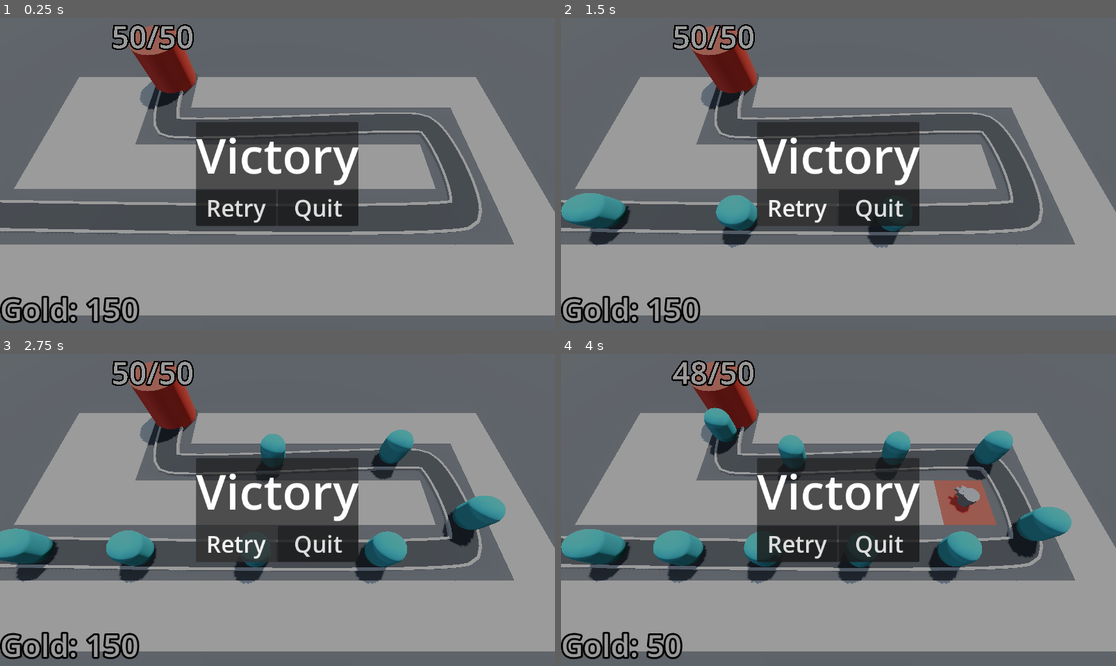
Above: before the commit, frames 1-4 (two rows, left to right).
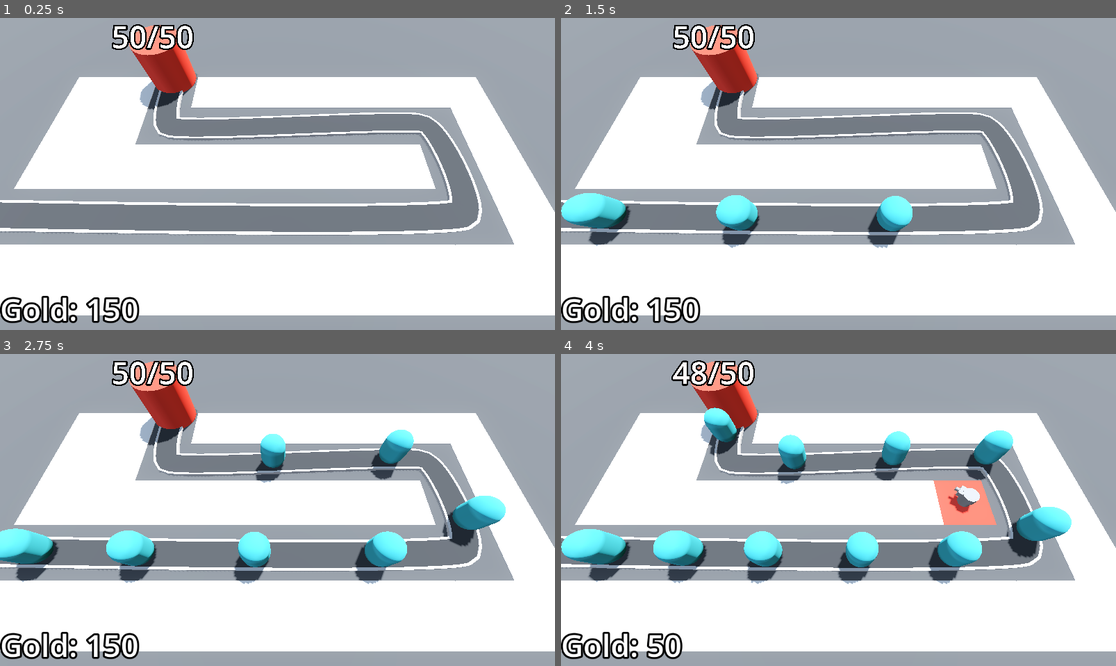
Above: after the commit, the same moments.

Repository: cpurdy-cs/Barbarian-Blaster-Class
Game: Godot game, scene res://base_level.tscn
Two runs of this game, one before a commit and one after it. Both use one fixed random seed, a clock stepped at 60 frames per second and the inputs below.
Inputs (mouse positions are in pixels of both pictures, inside the frame that each line leads up to):
- Up to frame 1 (0.25 s): no input
- Up to frame 2 (1.5 s): click (799, 208) at 0.5 s, where only the run before the commit has a clickable "Retry"; click (799, 208) at 1.25 s, where only the run before the commit has a clickable "Retry"
- Up to frame 3 (2.75 s): click (238, 544) at 2 s, where only the run before the commit has a clickable "Retry"
- Up to frame 4 (4 s): move the mouse to (960, 494) at 2.77 s; click (960, 494) at 2.85 s; move the mouse to (727, 525) at 3.52 s; click (727, 525) at 3.6 s

The runs differ from the first frame. In frame 1, 98% of the frame differs, in the area x 0-100%, y 0-100%; in frame 2, 98%; in frame 3, 97%; in frame 4, 97%.

Commit message:
add victory screen

Diff:
--- a/UI/victory_layer.gd
+++ b/UI/victory_layer.gd
@@ -1 +1,9 @@
 extends CanvasLayer
+
+
+func _on_retry_button_pressed() -> void:
+	get_tree().reload_current_scene()
+
+
+func _on_quit_button_pressed() -> void:
+	get_tree().quit()
--- a/UI/victory_layer.tscn
+++ b/UI/victory_layer.tscn
@@ -24,6 +24,7 @@
 grow_vertical = 2
 
 [node name="PanelContainer" type="PanelContainer" parent="CenterContainer" unique_id=615104607]
+custom_minimum_size = Vector2(400, 400)
 layout_mode = 2
 
 [node name="VBoxContainer" type="VBoxContainer" parent="CenterContainer/PanelContainer" unique_id=1071076922]
@@ -33,9 +34,11 @@
 layout_mode = 2
 text = "Victory"
 label_settings = SubResource("LabelSettings_xjg0i")
+horizontal_alignment = 1
 
 [node name="HBoxContainer" type="HBoxContainer" parent="CenterContainer/PanelContainer/VBoxContainer" unique_id=922526794]
 layout_mode = 2
+size_flags_vertical = 10
 alignment = 1
 
 [node name="RetryButton" type="Button" parent="CenterContainer/PanelContainer/VBoxContainer/HBoxContainer" unique_id=1096024385]
@@ -50,3 +53,6 @@
 theme_override_font_sizes/font_size = 48
 text = "Quit
 "
+
+[connection signal="pressed" from="CenterContainer/PanelContainer/VBoxContainer/HBoxContainer/RetryButton" to="." method="_on_retry_button_pressed"]
+[connection signal="pressed" from="CenterContainer/PanelContainer/VBoxContainer/HBoxContainer/QuitButton" to="." method="_on_quit_button_pressed"]
--- a/base_level.tscn
+++ b/base_level.tscn
@@ -78,9 +78,10 @@
 }
 metadata/_editor_floor_ = Vector3(0, 0, 0)
 
-[node name="EnemyPath" type="Path3D" parent="." unique_id=196923056 node_paths=PackedStringArray("difficulty_manager")]
+[node name="EnemyPath" type="Path3D" parent="." unique_id=196923056 node_paths=PackedStringArray("victory_layer", "difficulty_manager")]
 curve = SubResource("Curve3D_bo3yr")
 script = ExtResource("3_2elnx")
+victory_layer = NodePath("../VictoryLayer")
 enemy_scene = ExtResource("2_5vx1e")
 difficulty_manager = NodePath("../DifficultyManager")
 
@@ -162,6 +163,7 @@
 enemy_health_curve = SubResource("Curve_xjg0i")
 
 [node name="VictoryLayer" parent="." unique_id=479786153 instance=ExtResource("10_ykwpl")]
+visible = false
 
 [connection signal="timeout" from="EnemyPath/Timer" to="EnemyPath" method="_on_timer_timeout"]
 [connection signal="stop_spawning_enemies" from="DifficultyManager" to="EnemyPath" method="_on_difficulty_manager_stop_spawning_enemies"]
